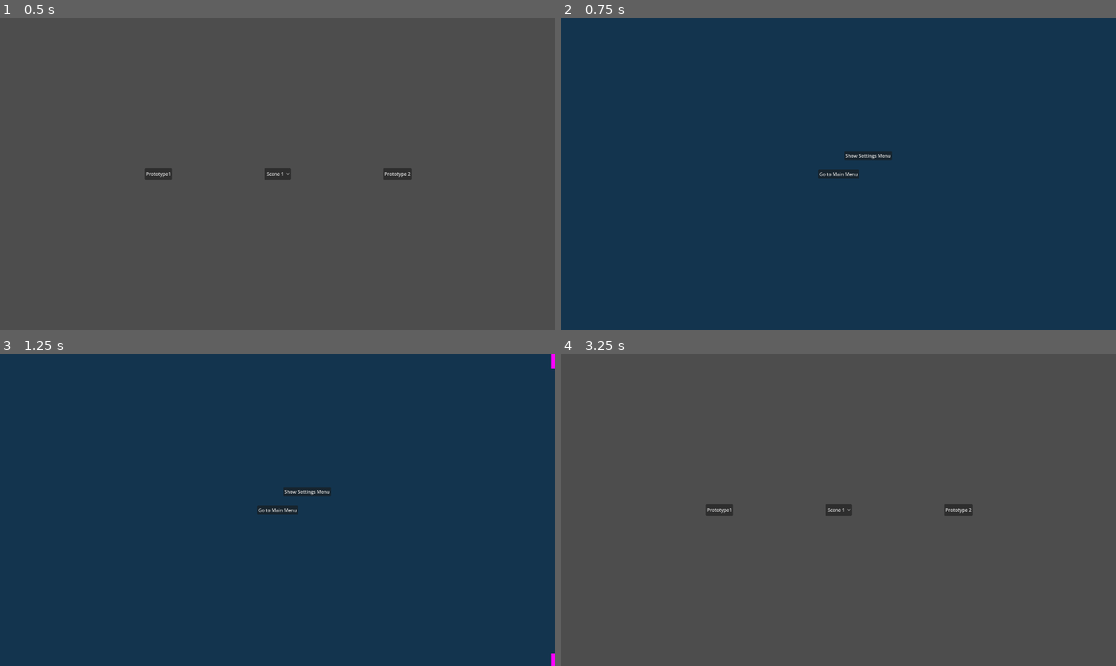
Above: before the commit, frames 1-4 (two rows, left to right).
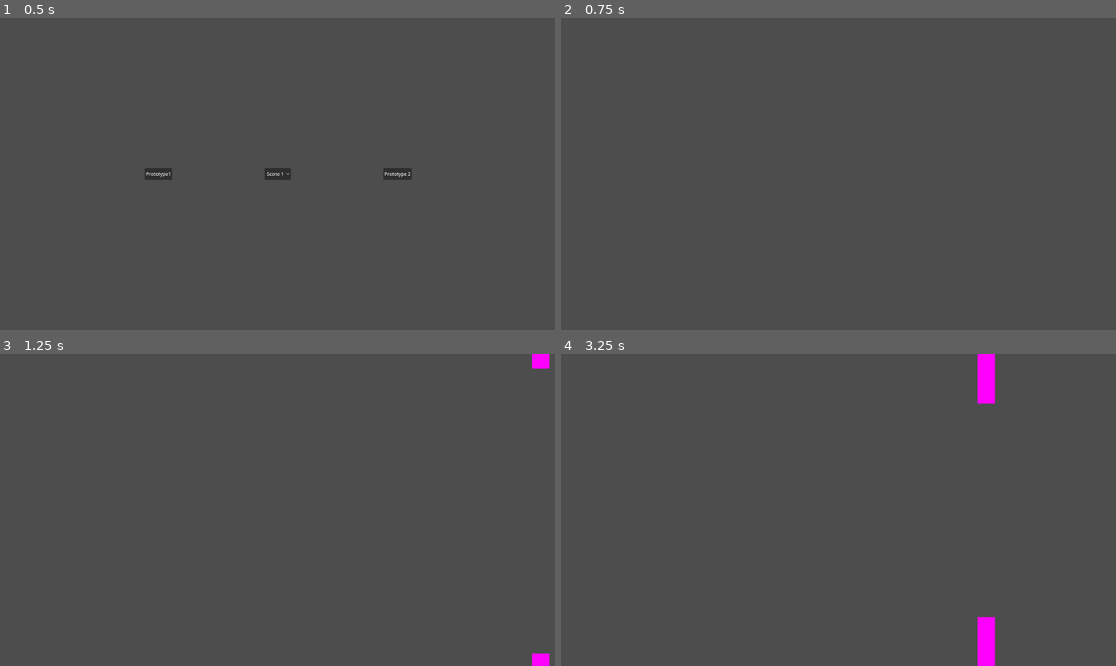
Above: after the commit, the same moments.

Repository: QuantumForgeGames/project-3
Game: Godot game, scene res://scenes/levels/main_menu/main_menu.tscn
The game is run twice, just before and just after one commit, with the same random seed, the same clock (stepped at 60 frames per second) and the same inputs. The engine's default icon, where the game draws it, is replaced by a stand-in: a white triangle on a blue panel in a dark square.
Inputs (mouse positions are in pixels of both pictures, inside the frame that each line leads up to):
- Up to frame 1 (0.5 s): no input
- Up to frame 2 (0.75 s): click "Prototype1" at 0.5 s
- Up to frame 3 (1.25 s): no input
- Up to frame 4 (3.25 s): click (838, 510) at 1.25 s, where only the run before the commit has a clickable "Go to Main Menu"; hold D (move_right) 2.03-2.78 s; hold A (move_left) from 2.78 s (still down)

Frame 1 is identical in both runs. In frame 2, 100% of the frame differs, in the area x 0-100%, y 0-100%; in frame 3, 100%; in frame 4, 1.6%.

Commit message:
Created moving background

Diff:
--- a/scenes/levels/test_base_level/base_level.tscn
+++ b/scenes/levels/test_base_level/base_level.tscn
@@ -1,7 +1,9 @@
-[gd_scene load_steps=4 format=3 uid="uid://c88i10i6pfkxs"]
+[gd_scene load_steps=6 format=3 uid="uid://c88i10i6pfkxs"]
 
 [ext_resource type="Script" path="res://scenes/levels/test_base_level/base_level.gd" id="1_ljp63"]
 [ext_resource type="Script" path="res://scripts/systems/basic_spawner.gd" id="2_06y4u"]
+[ext_resource type="Script" path="res://scripts/systems/parallax_scroller.gd" id="2_lknes"]
+[ext_resource type="Texture2D" uid="uid://cy4oq4jdjc62v" path="res://assets/images/temp/main.png" id="3_0133k"]
 [ext_resource type="PackedScene" uid="uid://yl6w74en5kkn" path="res://scenes/objects/blast_doors/blast_doors.tscn" id="3_xciec"]
 
 [node name="BaseLevel" type="Node2D"]
@@ -10,6 +12,7 @@
 
 [node name="CanvasLayer" type="CanvasLayer" parent="."]
 layer = -1
+visible = false
 follow_viewport_enabled = true
 
 [node name="Control" type="Control" parent="CanvasLayer"]
@@ -62,6 +65,20 @@
 
 [node name="view" type="Node2D" parent="."]
 
+[node name="ParallaxBackground" type="ParallaxBackground" parent="view"]
+scroll_offset = Vector2(3.75, 0)
+script = ExtResource("2_lknes")
+
+[node name="ParallaxLayer" type="ParallaxLayer" parent="view/ParallaxBackground"]
+motion_offset = Vector2(100, 0)
+motion_mirroring = Vector2(4608, 0)
+metadata/_edit_lock_ = true
+
+[node name="Sprite2D" type="Sprite2D" parent="view/ParallaxBackground/ParallaxLayer"]
+position = Vector2(2304, 540)
+scale = Vector2(4, 4)
+texture = ExtResource("3_0133k")
+
 [node name="BlastDoorSpawner" type="Node2D" parent="view"]
 position = Vector2(2004, 540)
 script = ExtResource("2_06y4u")
--- a/scenes/objects/blast_doors/movement.gd
+++ b/scenes/objects/blast_doors/movement.gd
@@ -1,7 +1,7 @@
 extends Node
 
 
-const SCROLL_SPEED :float = 100
+const SCROLL_SPEED :float = 200.0
 
 
 func _process (_delta_ :float) -> void:
--- /dev/null
+++ b/scripts/systems/parallax_scroller.gd
@@ -0,0 +1,7 @@
+extends ParallaxBackground
+
+const SCROLL_SPEED :float = 200.0
+
+
+func _process (delta_ :float) -> void:
+    scroll_offset.x -= SCROLL_SPEED * delta_
